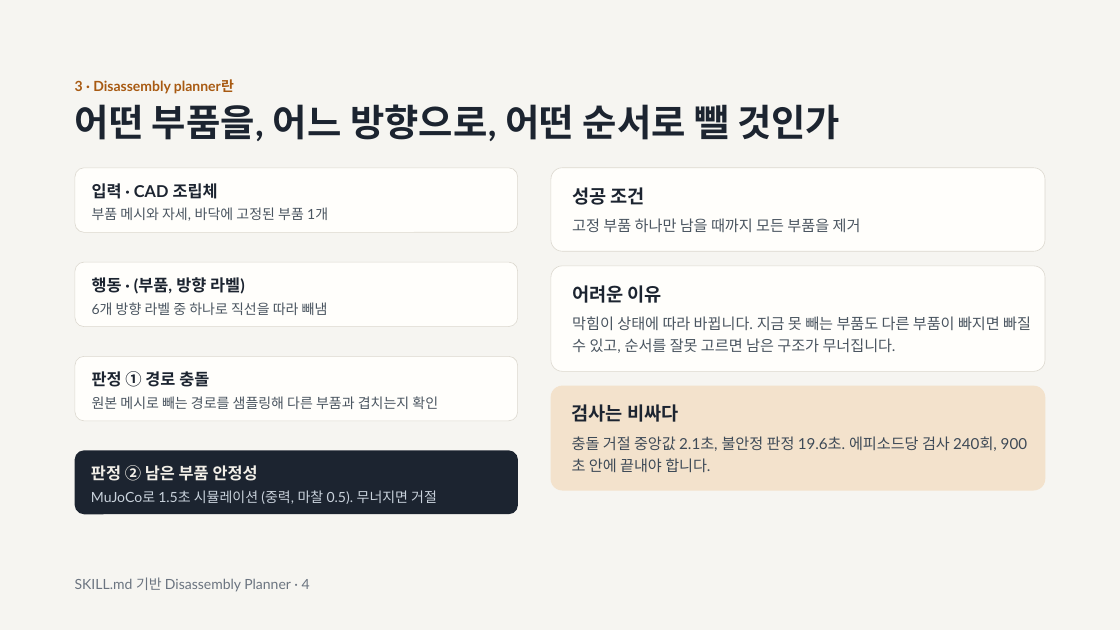
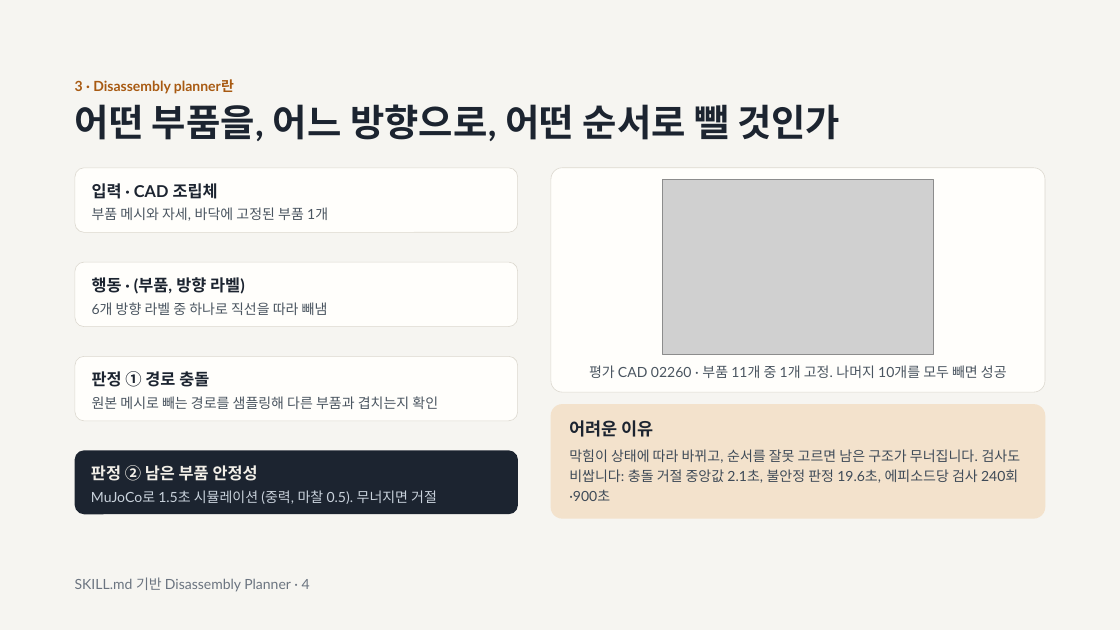
Before and after one commit to papuagigi/disassembly-planner-research, a slide deck: slide 4 of results/repair_v7_3/presentation/v7.3_발표자료.pptx. Drawn at 1120x630 pixels with LibreOffice and Linux fonts; fonts in the diff are those of the drawing; grey boxes stand for pictures; background and template pictures are left out. Boxes give left, top, right and bottom in pixels: in the first picture for what was removed or moved away, otherwise in the second. Text is boxed around its words. In the diff, an @@ line names an element or a change of style, - is before the commit and + after.

```diff
--- a/results/repair_v7_3/presentation/v7.3_발표자료.pptx
+++ b/results/repair_v7_3/presentation/v7.3_발표자료.pptx
@@ rounded rectangle: place and size @@
-rounded rectangle at bbox=[551, 168, 1045, 251]
+rounded rectangle at bbox=[551, 168, 1045, 392]
@@ rounded rectangle at bbox=[551, 168, 1045, 392]: proportions changed @@
@@ text removed at bbox=[572, 187, 645, 205] @@
-성공 조건
@@ picture added at bbox=[663, 180, 933, 355] @@
@@ rounded rectangle removed at bbox=[551, 266, 1045, 372] @@
@@ text at bbox=[589, 365, 1007, 378]: text changed; size 13 to 12 pt @@
-고정 부품 하나만 남을 때까지 모든 부품을 제거
+평가 CAD 02260 · 부품 11개 중 1개 고정. 나머지 10개를 모두 빼면 성공
@@ rounded rectangle at bbox=[551, 404, 1046, 518]: proportions changed @@
@@ rounded rectangle: place and size @@
-rounded rectangle at bbox=[551, 386, 1046, 491]
+rounded rectangle at bbox=[551, 404, 1046, 518]
@@ text "어려운 이유": place and size @@
-text "어려운 이유" at bbox=[572, 285, 662, 303]
+text "어려운 이유" at bbox=[569, 420, 654, 437]
@@ text "어려운 이유" at bbox=[569, 420, 654, 437]: size 16 to 15 pt; line spacing 19.2pt to 18pt @@
@@ text removed at bbox=[572, 404, 678, 422] @@
-검사는 비싸다
@@ text at bbox=[569, 449, 1021, 501]: text changed; size 13 to 12 pt; text colour #4A5560 to #3E4A57 @@
-막힘이 상태에 따라 바뀝니다. 지금 못 빼는 부품도 다른 부품이 빠지면 빠질 수 있고, 순서를 잘못 고르면 남은 구조가 무너집니다.
+막힘이 상태에 따라 바뀌고, 순서를 잘못 고르면 남은 구조가 무너집니다. 검사도 비쌉니다: 충돌 거절 중앙값 2.1초, 불안정 판정 19.6초, 에피소드당 검사 240회·900초
@@ text removed at bbox=[572, 436, 997, 472] @@
-충돌 거절 중앙값 2.1초, 불안정 판정 19.6초. 에피소드당 검사 240회, 900초 안에 끝내야 합니다.
```
Also in this commit, not shown: 9 other slides changed, 10 other files.
